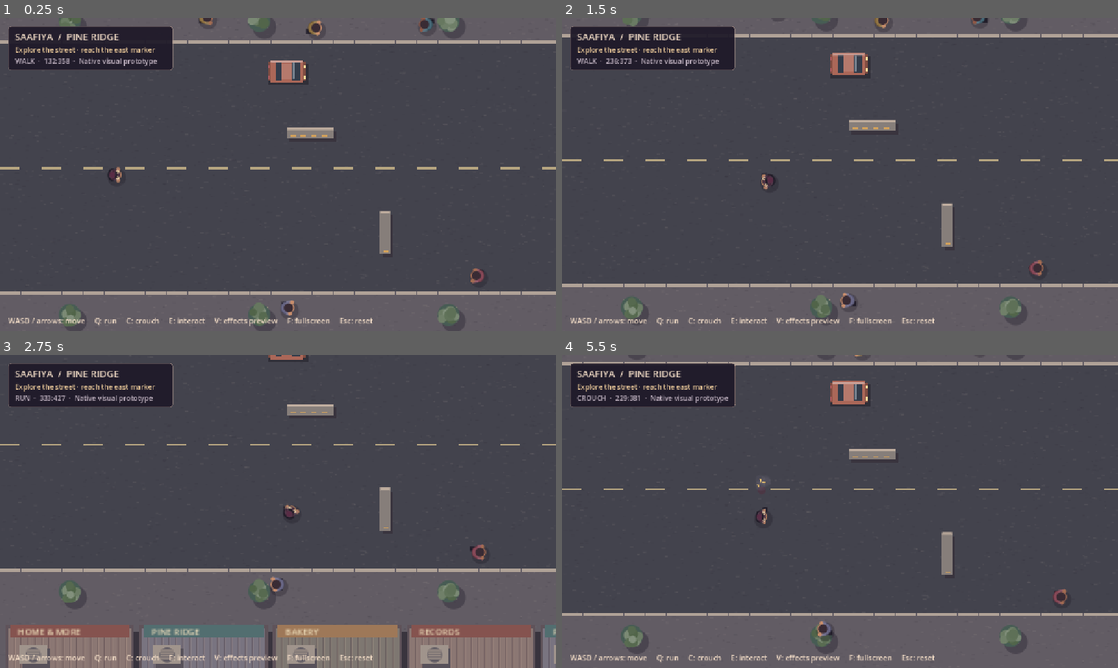
Above: before the commit, frames 1-4 (two rows, left to right).
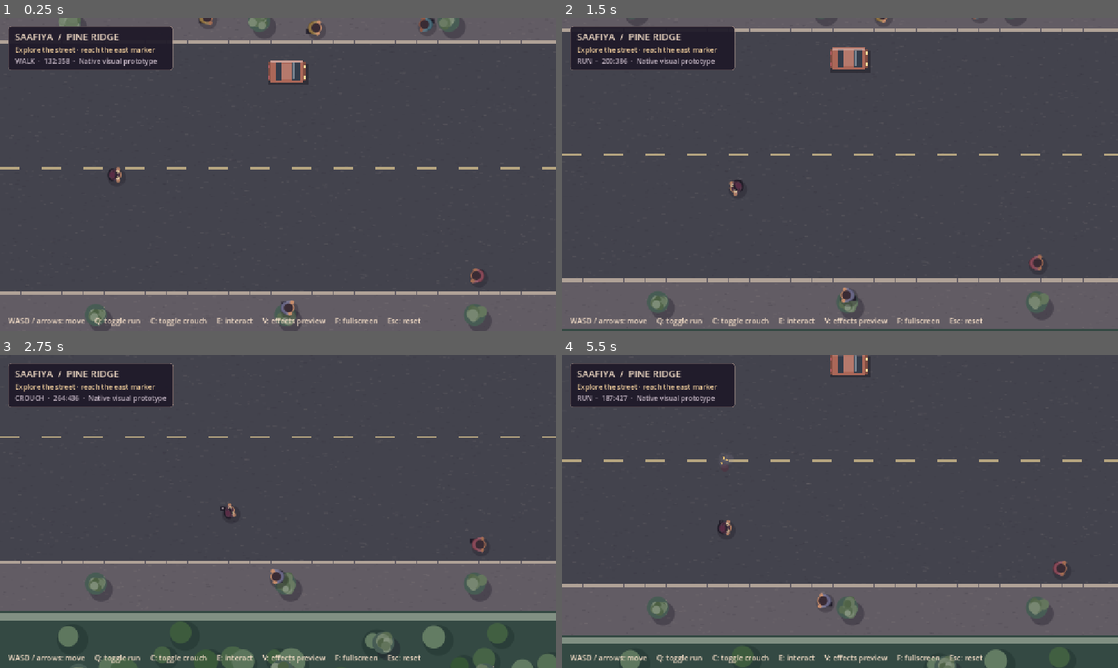
Above: after the commit, the same moments.

Repository: cryogenized-spec/Pineridge-Crisis-Saafiya-s-Revenge
Game: Godot game, scene res://scenes/main.tscn
Same seed, same stepped clock (60 frames per second), same inputs: the game is played once before the commit and once after it.
Inputs (mouse positions are in pixels of both pictures, inside the frame that each line leads up to):
- Up to frame 1 (0.25 s): no input
- Up to frame 2 (1.5 s): tap Enter at 0.5 s; move the mouse to (962, 158) at 0.52 s; hold D 0.53-1.28 s; hold Q 0.53-1.28 s; tap C at 0.8, 1.35 s; move the mouse to (728, 190) at 1.27 s; hold S from 1.28 s (still down)
- Up to frame 3 (2.75 s): tap Q at 1.55 s; move the mouse to (333, 442) at 2.02 s; release S at 2.03 s; hold D from 2.03 s (still down); hold Q from 2.03 s (still down); tap C at 2.3 s
- Up to frame 4 (5.5 s): move the mouse to (812, 574) at 2.77 s; release D at 2.78 s; release Q at 2.78 s; hold W 2.78-3.53 s; tap C at 2.85 s; tap Q at 3.05, 4.55 s; move the mouse to (1006, 558) at 3.52 s; hold C 3.53-4.28 s; hold A 3.53-5.03 s; tap F at 3.6 s; move the mouse to (673, 464) at 4.27 s; tap E at 4.35 s; move the mouse to (867, 511) at 5.02 s; hold S from 5.03 s (still down); hold C from 5.03 s (still down); tap V at 5.1 s

The runs differ from the first frame. In frame 1, 2.0% of the frame differs, in the area x 10-88%, y 0-99%; in frame 2, 9.2%; in frame 3, 24%; in frame 4, 25%, in the area x 0-100%, y 0-100%.

Commit message:
Add rhythmic locomotion, layered character visuals and landscaped backdrop

Diff:
--- a/scripts/actor.gd
+++ b/scripts/actor.gd
@@ -7,6 +7,10 @@
 const WALK_DISTANCE := 91.0 * 1.12
 const RUN_DISTANCE := 148.0 * 0.64
 const DISPLAY_SIZE := 42.0
+var walk_lower: Texture2D
+var walk_upper: Texture2D
+var run_lower: Texture2D
+var run_upper: Texture2D
 var walk_texture: Texture2D
 var run_texture: Texture2D
 var gait_phase := 0.0
@@ -26,6 +30,10 @@
 	if hero:
 		walk_texture = load_atlas(WALK_ATLAS)
 		run_texture = load_atlas(RUN_ATLAS)
+		walk_lower = load_atlas("res://assets/characters/saafiya/walk_lower_atlas.png")
+		walk_upper = load_atlas("res://assets/characters/saafiya/walk_upper_atlas.png")
+		run_lower = load_atlas("res://assets/characters/saafiya/run_lower_atlas.png")
+		run_upper = load_atlas("res://assets/characters/saafiya/run_upper_atlas.png")
 		texture_filter = CanvasItem.TEXTURE_FILTER_LINEAR
 
 func load_atlas(path: String) -> Texture2D:
@@ -42,6 +50,14 @@
 
 func has_approved_atlases() -> bool:
 	return walk_texture != null and run_texture != null
+
+func has_layered_atlases() -> bool:
+	return walk_lower != null and walk_upper != null and run_lower != null and run_upper != null
+
+func draw_gait_layer(atlas: Texture2D, source: Rect2, angle: float, size: Vector2) -> void:
+	draw_set_transform(Vector2.ZERO, angle - PI / 2.0)
+	draw_texture_rect_region(atlas, Rect2(-size / 2.0, size), source)
+	draw_set_transform(Vector2.ZERO)
 
 func animate(delta: float, displacement: Vector2, aim_angle: float, low: bool = false, running: bool = false) -> void:
 	var dist := displacement.length()
@@ -60,6 +76,15 @@
 
 func _draw() -> void:
 	draw_circle(Vector2(2,3),10,Color(0.09,0.07,0.12,0.27),true,-1,true)
+	if hero and has_layered_atlases():
+		var is_run := gait_running and gait_moving
+		var frame := sprite_frame()
+		var source := Rect2((frame % 4) * TILE, floori(float(frame) / 4.0) * TILE, TILE, TILE)
+		var size := Vector2(DISPLAY_SIZE, DISPLAY_SIZE * (0.82 if crouched else 1.0))
+		# Independent unarmed visual orientation; shared center and animation phase.
+		draw_gait_layer(run_lower if is_run else walk_lower, source, travel, size)
+		draw_gait_layer(run_upper if is_run else walk_upper, source, facing, size)
+		return
 	if hero and has_approved_atlases():
 		var atlas := run_texture if gait_running and gait_moving else walk_texture
 		var frame := sprite_frame()
--- a/scripts/main.gd
+++ b/scripts/main.gd
@@ -15,6 +15,11 @@
 var elapsed := 0.0
 var phase := 0
 var preview_timer := 0.0
+var run_phase := 0.0
+var run_enabled := false
+var crouch_enabled := false
+const RUN_CYCLE_SECONDS := 0.64
+const FOOTFALL_VARIATION := 0.48
 
 func _ready() -> void:
 	street=Street.new()
@@ -81,7 +86,7 @@
 	v.add_child(status)
 	var help:=Label.new()
 	help.position=Vector2(18,684)
-	help.text="WASD / arrows: move     Q: run     C: crouch     E: interact     V: effects preview     F: fullscreen     Esc: reset"
+	help.text="WASD / arrows: move     Q: toggle run     C: toggle crouch     E: interact     V: effects preview     F: fullscreen     Esc: reset"
 	help.add_theme_font_size_override("font_size",17)
 	help.modulate=Color("#f3ddc7")
 	layer.add_child(help)
@@ -94,6 +99,10 @@
 			KEY_F:
 				var mode:=DisplayServer.window_get_mode()
 				DisplayServer.window_set_mode(DisplayServer.WINDOW_MODE_WINDOWED if mode==DisplayServer.WINDOW_MODE_FULLSCREEN else DisplayServer.WINDOW_MODE_FULLSCREEN)
+			KEY_Q:
+				run_enabled = not run_enabled
+			KEY_C:
+				crouch_enabled = not crouch_enabled
 			KEY_E:
 				if phase==0 and player.position.distance_to(WAYPOINT)<36:
 					phase=1
@@ -112,10 +121,16 @@
 	var direction:=Vector2(
 		float(Input.is_physical_key_pressed(KEY_D) or Input.is_physical_key_pressed(KEY_RIGHT))-float(Input.is_physical_key_pressed(KEY_A) or Input.is_physical_key_pressed(KEY_LEFT)),
 		float(Input.is_physical_key_pressed(KEY_S) or Input.is_physical_key_pressed(KEY_DOWN))-float(Input.is_physical_key_pressed(KEY_W) or Input.is_physical_key_pressed(KEY_UP)))
-	var low:=Input.is_physical_key_pressed(KEY_C)
-	var running:=Input.is_physical_key_pressed(KEY_Q)
+	var low := crouch_enabled
+	var running := run_enabled and not low
 	var speed:=53.0 if low else (148.0 if running else 91.0)
-	var motion:=direction.normalized()*speed*delta
+	# Two gentle footfall pulses per gait cycle; mean multiplier remains 1.
+	# A positive minimum preserves responsiveness through each footfall.
+	var cadence := 1.0
+	if running and direction.length_squared() > 0.0:
+		var midpoint := run_phase + delta / RUN_CYCLE_SECONDS * 0.5
+		cadence = 1.0 - FOOTFALL_VARIATION * cos(midpoint * TAU * 2.0)
+	var motion:=direction.normalized()*speed*cadence*delta
 	var old:Vector2=player.position
 	var next:=old+Vector2(motion.x,0)
 	if not street.blocked(next):
@@ -123,7 +138,14 @@
 	next=player.position+Vector2(0,motion.y)
 	if not street.blocked(next):
 		player.position.y=next.y
-	player.animate(delta,player.position-old,(get_global_mouse_position()-player.position).angle(),low,running)
+	var displacement := player.position - old
+	player.animate(delta,displacement,(get_global_mouse_position()-player.position).angle(),low,running)
+	if running and displacement.length() > 0.01:
+		var achieved := clampf(displacement.length() / maxf(motion.length(), 0.001), 0.0, 1.0)
+		run_phase = fposmod(run_phase + delta / RUN_CYCLE_SECONDS * achieved, 1.0)
+		player.gait_phase = run_phase
+	elif not running:
+		run_phase = player.gait_phase
 	camera.position=player.position
 	for person in pedestrians:
 		var p:Vector2=person.get_meta("home")
--- a/scripts/street.gd
+++ b/scripts/street.gd
@@ -7,17 +7,11 @@
 var obstacles: Array[Rect2] = []
 
 func _ready() -> void:
-	for row in range(2):
-		for i in range(16):
-			var x := 6.0 + i * 154.0
-			var y := 12.0 if row == 0 else 558.0
-			var h := 132.0 if row == 1 else (110.0 if x >= 1070 and x < 1390 else 140.0)
-			obstacles.append(Rect2(x, y, 148, h))
+	# Scenic architecture is a backdrop, not an explorable building plan.
+	obstacles.append(Rect2(0, 0, SIZE.x, 140))
+	obstacles.append(Rect2(0, 550, SIZE.x, 150))
 	for x in range(330, 2240, 342):
-		obstacles.append(Rect2(x, 304, 54, 12))
-		obstacles.append(Rect2(x + 107, 400, 12, 49))
 		obstacles.append(Rect2(x - 22, (460 if x >= 1000 or x % 2 else 239) - 13, 44, 26))
-	obstacles.append(Rect2(1144, 192, 174, 18))
 	queue_redraw()
 
 func blocked(p: Vector2, radius: float = 7.0) -> bool:
@@ -40,31 +34,44 @@
 			c = Color(0.12, 0.10, 0.15, rng.randf_range(0.03, 0.13))
 		draw_line(p, p + Vector2(rng.randf_range(0.6, 3.8), 0), c, 0.65, true)
 	for x in range(0, 2320, 24):
-		if x + 23 < 1048 or x > 1413:
-			draw_rect(Rect2(x, 204, 23, 4), Color("#b0a297"))
+		draw_rect(Rect2(x, 204, 23, 4), Color("#b0a297"))
 		draw_rect(Rect2(x, 492, 23, 4), Color("#b0a297"))
 		if x % 48 == 0:
 			draw_rect(Rect2(x, 349, 22, 2), Color("#b6a580"))
-	for row in range(2):
-		for i in range(16):
-			var x := 6.0 + i * 154.0
-			var y := 12.0 if row == 0 else 558.0
-			var h := 132.0 if row == 1 else (110.0 if x >= 1070 and x < 1390 else 140.0)
-			roof(Rect2(x, y, 148, h), i, row == 0)
+	# Fictional retail district: distant architecture and a landscaped foreground.
+	retail_backdrop(rng)
+	draw_rect(Rect2(0, 550, SIZE.x, 150), Color("#344943"))
+	draw_rect(Rect2(0, 553, SIZE.x, 8), Color("#819083"))
+	draw_rect(Rect2(0, 680, SIZE.x, 20), Color("#293d38"))
+	for x in range(0, 2320, 24):
+		var p := Vector2(x + rng.randf_range(-9, 9), rng.randf_range(573, 675))
+		draw_circle(p + Vector2(5, 4), rng.randf_range(10, 18), Color(0.08,0.14,0.13,0.30), true, -1, true)
+		draw_circle(p, rng.randf_range(8, 16), Color("#536e53").lightened(rng.randf_range(-0.20, 0.15)), true, -1, true)
+	for x in range(90, 2320, 117):
+		tree(Vector2(x, 600 + rng.randf_range(-15, 40)), rng)
 	for x in range(330, 2240, 342):
-		barrier(Rect2(x, 304, 54, 12))
-		barrier(Rect2(x + 107, 400, 12, 49))
 		car(Vector2(x, 460 if x >= 1000 or x % 2 else 239), [Color("#ab6758"), Color("#919497"), Color("#758580")][int(x / 342) % 3])
 	for x in range(80, 2320, 218):
-		for y in [181, 519]:
-			if y == 181 and x > 1048 and x < 1413:
-				continue
-			tree(Vector2(x, y), rng)
-	for i in range(8):
-		draw_rect(Rect2(957, 225 + i * 33, 24, 16), Color("#968e86"))
-	draw_colored_polygon(PackedVector2Array([Vector2(1048,208),Vector2(1112,146),Vector2(1348,146),Vector2(1413,208)]),Color("#474752"))
-	barrier(Rect2(1144,192,174,18))
-	draw_string(ThemeDB.fallback_font, Vector2(1162, 189), "TAXI BAY", HORIZONTAL_ALIGNMENT_LEFT, -1, 12, Color("#e5cda5"))
+		tree(Vector2(x, 181), rng)
+		tree(Vector2(x + 30, 519), rng)
+
+func retail_backdrop(rng: RandomNumberGenerator) -> void:
+	draw_rect(Rect2(0, 0, SIZE.x, 146), Color("#4d515b"))
+	for i in range(9):
+		var x := i * 267.0
+		var top := -15.0 + rng.randf_range(0, 15)
+		draw_rect(Rect2(x + 8, top + 8, 257, 115), Color("#33353f"))
+		draw_rect(Rect2(x, top, 257, 115), Color("#8b8583"))
+		draw_rect(Rect2(x + 5, top + 5, 247, 100), Color("#626c78"))
+		# Broad skylight forms, deliberately non-navigable architectural scenery.
+		draw_rect(Rect2(x + 32, top + 19, 192, 50), Color("#394a58"))
+		for j in range(9):
+			draw_rect(Rect2(x + 34 + j * 21, top + 21, 18, 46), Color("#6a8593").lightened(rng.randf_range(-0.10, 0.13)))
+		draw_rect(Rect2(x + 5, top + 101, 247, 10), Color("#a89e91"))
+	draw_rect(Rect2(0, 142, SIZE.x, 19), Color("#546b55"))
+	for x in range(0, 2320, 13):
+		draw_circle(Vector2(x, 150 + rng.randf_range(-4, 4)), 6, Color("#63785e").darkened(rng.randf_range(0, 0.18)), true, -1, true)
+	draw_line(Vector2(0, 165), Vector2(SIZE.x, 165), Color("#a49b8b"), 3)
 
 func roof(r: Rect2, index: int, top: bool) -> void:
 	draw_rect(Rect2(r.position + Vector2(6, 8), r.size), Color("#39343e"))
Not shown, changed: docs/parity.md
